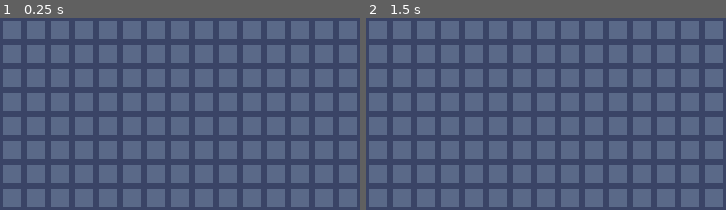
Above: before the commit, frames 1-2 (left to right).
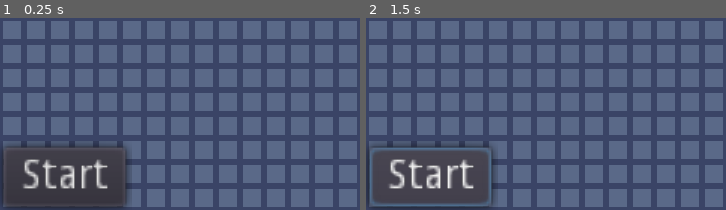
Above: after the commit, the same moments.

Repository: mariothedog/brackeys-game-jam
Game: Godot game, scene res://game/game.tscn
The game is run twice, just before and just after one commit, with the same random seed, the same clock (stepped at 60 frames per second) and the same inputs.
Inputs (mouse positions are % of the whole screen's width and height, from its top left):
- Up to frame 1 (0.25 s): no input
- Up to frame 2 (1.5 s): click (9, 91) at 0.5 s, where only the run after the commit has a clickable "Start"; click (9, 91) at 1.25 s, where only the run after the commit has a clickable "Start"
The pictures show only the part of the screen within x 0-50%, y 50-100%; the shares and areas given below are measured in that part.

The runs differ from the first frame. In frame 1, 12% of the frame differs, in the area x 0-37%, y 65-100%; in frame 2, 8.8%.

Commit message:
Add placeholder start button

Diff:
--- a/src/game/game.gd
+++ b/src/game/game.gd
@@ -27,7 +27,7 @@
 		_currently_aiming_item = null
 
 
-func _on_Inventory_item_dropped(item: TextureButton, global_position: Vector2) -> void:
+func _on_HUD_item_dropped(item: TextureButton, global_position: Vector2) -> void:
 	var tile_pos := tilemap.world_to_map(global_position)
 	if tilemap.get_cellv(tile_pos) != Tiles.GROUND:
 		item.rect_position = item.original_position
@@ -36,3 +36,7 @@
 	var global_pos_snapped = tilemap.map_to_world(tile_pos) + tilemap.cell_size / 2
 	item.rect_global_position = global_pos_snapped - item.base.position
 	_currently_aiming_item = item
+
+
+func _on_HUD_start_pressed() -> void:
+	print("TODO: Start game")
--- a/src/game/game.tscn
+++ b/src/game/game.tscn
@@ -16,6 +16,5 @@
 [node name="Turrets" type="Node" parent="."]
 
 [node name="HUD" parent="." instance=ExtResource( 1 )]
-[connection signal="item_dropped" from="HUD/PanelContainer/Inventory" to="." method="_on_Inventory_item_dropped"]
-
-[editable path="HUD"]
+[connection signal="item_dropped" from="HUD" to="." method="_on_HUD_item_dropped"]
+[connection signal="start_pressed" from="HUD" to="." method="_on_HUD_start_pressed"]
--- /dev/null
+++ b/src/ui/hud/hud.gd
@@ -0,0 +1,12 @@
+extends CanvasLayer
+
+signal item_dropped(item, position)
+signal start_pressed
+
+
+func _on_Inventory_item_dropped(item, global_position) -> void:
+	emit_signal("item_dropped", item, global_position)
+
+
+func _on_Start_pressed() -> void:
+	emit_signal("start_pressed")
--- a/src/ui/hud/hud.tscn
+++ b/src/ui/hud/hud.tscn
@@ -1,21 +1,36 @@
 [gd_scene load_steps=3 format=2]
 
 [ext_resource path="res://ui/hud/inventory/inventory.tscn" type="PackedScene" id=1]
-
-[sub_resource type="StyleBoxEmpty" id=1]
+[ext_resource path="res://ui/hud/hud.gd" type="Script" id=2]
 
 [node name="HUD" type="CanvasLayer"]
+script = ExtResource( 2 )
 
-[node name="PanelContainer" type="PanelContainer" parent="."]
+[node name="MarginContainer" type="MarginContainer" parent="."]
 anchor_right = 1.0
 anchor_bottom = 1.0
 mouse_filter = 2
-custom_styles/panel = SubResource( 1 )
+custom_constants/margin_right = 1
+custom_constants/margin_top = 1
+custom_constants/margin_left = 1
+custom_constants/margin_bottom = 1
 __meta__ = {
 "_edit_use_anchors_": false
 }
 
-[node name="Inventory" parent="PanelContainer" instance=ExtResource( 1 )]
-margin_left = 216.0
-margin_right = 240.0
-margin_bottom = 128.0
+[node name="Inventory" parent="MarginContainer" instance=ExtResource( 1 )]
+margin_left = 217.0
+margin_top = 1.0
+margin_right = 239.0
+margin_bottom = 127.0
+
+[node name="Start" type="Button" parent="MarginContainer"]
+margin_left = 1.0
+margin_top = 107.0
+margin_right = 42.0
+margin_bottom = 127.0
+size_flags_horizontal = 0
+size_flags_vertical = 8
+text = "Start"
+[connection signal="item_dropped" from="MarginContainer/Inventory" to="." method="_on_Inventory_item_dropped"]
+[connection signal="pressed" from="MarginContainer/Start" to="." method="_on_Start_pressed"]
--- a/src/ui/hud/inventory/inventory.tscn
+++ b/src/ui/hud/inventory/inventory.tscn
@@ -4,13 +4,9 @@
 [ext_resource path="res://ui/hud/inventory/inventory.gd" type="Script" id=3]
 
 [node name="Inventory" type="MarginContainer"]
-margin_right = 25.0
-margin_bottom = 113.0
+margin_right = 22.0
+margin_bottom = 8.0
 size_flags_horizontal = 8
-custom_constants/margin_right = 1
-custom_constants/margin_top = 1
-custom_constants/margin_left = 1
-custom_constants/margin_bottom = 1
 script = ExtResource( 3 )
 __meta__ = {
 "_edit_use_anchors_": false
@@ -18,10 +14,8 @@
 num_turrets = 5
 
 [node name="Background" type="NinePatchRect" parent="."]
-margin_left = 2.0
-margin_top = 1.0
-margin_right = 24.0
-margin_bottom = 112.0
+margin_right = 22.0
+margin_bottom = 8.0
 rect_min_size = Vector2( 22, 0 )
 size_flags_horizontal = 8
 texture = ExtResource( 1 )
@@ -34,10 +28,8 @@
 }
 
 [node name="MarginContainer" type="MarginContainer" parent="."]
-margin_left = 1.0
-margin_top = 1.0
-margin_right = 24.0
-margin_bottom = 112.0
+margin_right = 22.0
+margin_bottom = 8.0
 custom_constants/margin_right = 2
 custom_constants/margin_top = 4
 custom_constants/margin_bottom = 4
@@ -46,7 +38,7 @@
 margin_left = 10.0
 margin_top = 4.0
 margin_right = 10.0
-margin_bottom = 107.0
+margin_bottom = 4.0
 size_flags_horizontal = 4
 custom_constants/separation = 5
 [connection signal="sort_children" from="MarginContainer/Items" to="." method="_on_Items_sort_children"]
